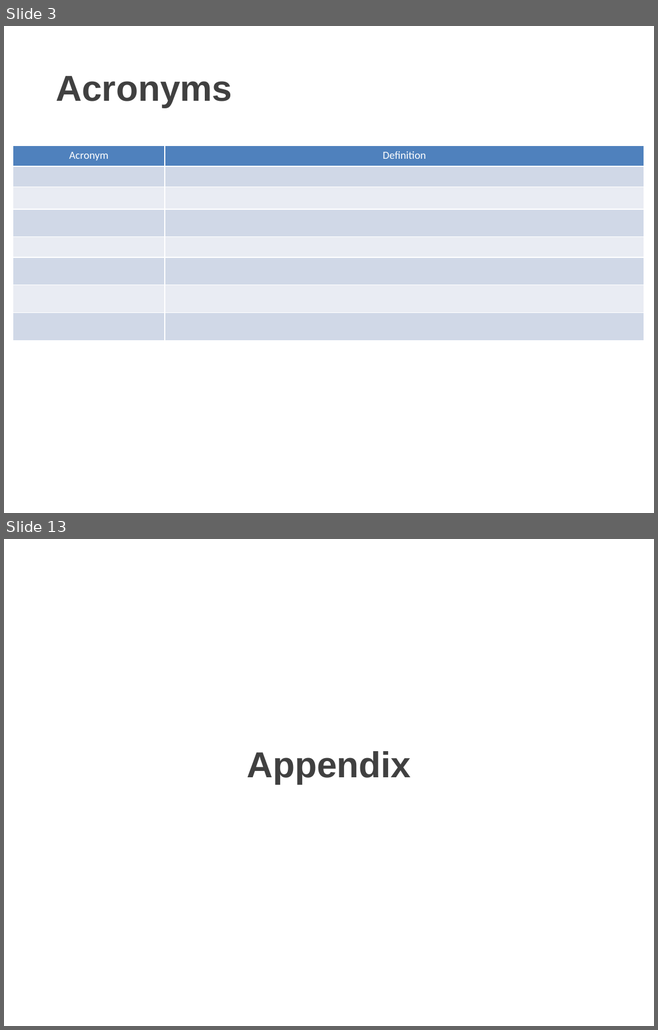
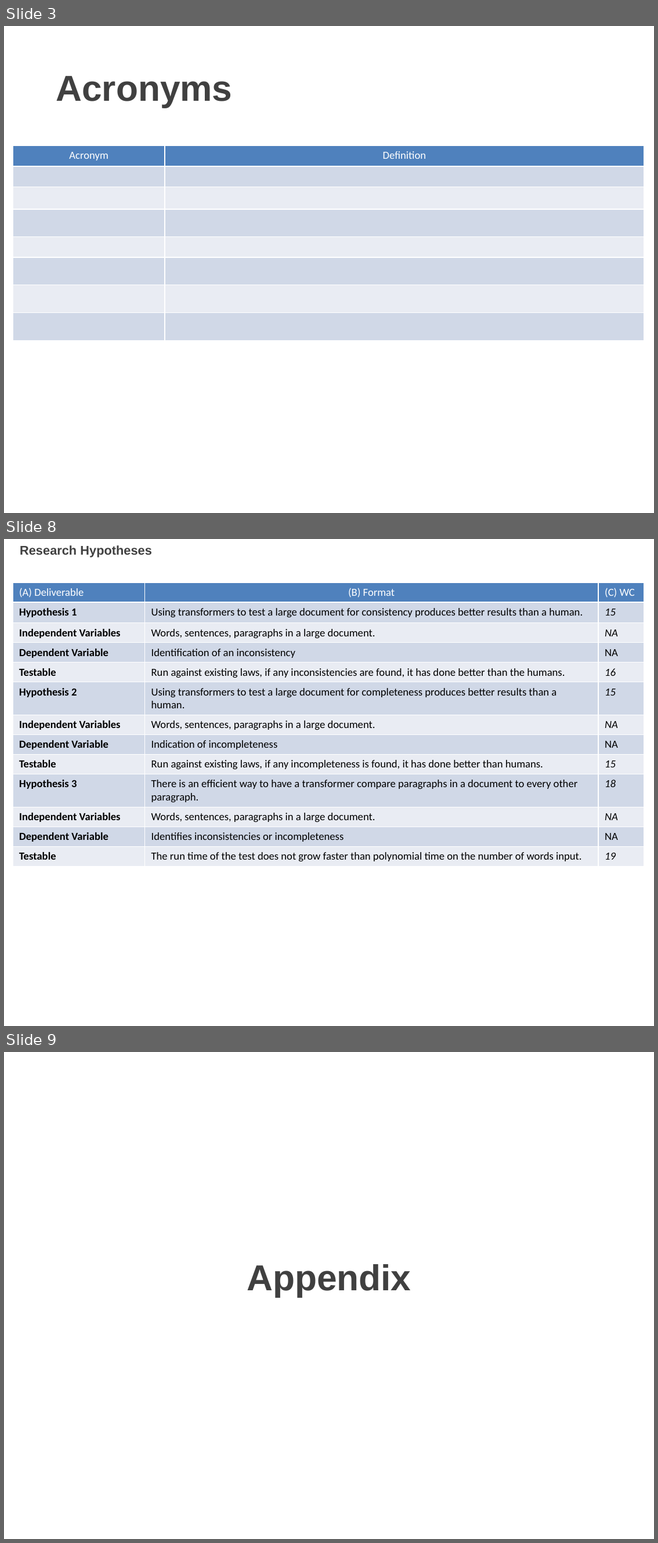
Before and after one commit to OwlSaver/GWU, a slide deck: SEAS 8599/Lecture 02/Wacey_Michael_HW#2_SEAS_8599_DA2.pptx. Shown one above the other, each under a label of ours: slides 3 and 13 before the commit, slides 3, 8 and 9 after it; the slides between them are not shown. The pictures are 658x1030 and 658x1543 pixels, drawn with LibreOffice and Linux fonts; fonts in the diff are those of the drawing; background and template pictures are left out. Boxes give left, top, right and bottom in pixels: in the first picture for what was removed or moved away, otherwise in the second. Text is boxed around its words. In the diff, an @@ line names an element or a change of style, - is before the commit and + after.

```diff
--- a/SEAS 8599/Lecture 02/Wacey_Michael_HW#2_SEAS_8599_DA2.pptx
+++ b/SEAS 8599/Lecture 02/Wacey_Michael_HW#2_SEAS_8599_DA2.pptx
@@ slide 8 added at <box>4,539,654,1026</box>, background picture (left out) @@
@@ text added at <box>20,545,152,558</box>, 14 pt, text #404040, bold @@
+Research Hypotheses
@@ table added at <box>13,583,643,864</box>, 13 rows, 3 columns @@
+(A) Deliverable | (B) Format | (C) WC
+Hypothesis 1 | Using transformers to test a large document for consistency produces better results than a human. | 15
+Independent Variables | Words, sentences, paragraphs in a large document. | NA
+Dependent Variable | Identification of an inconsistency | NA
+Testable | Run against existing laws, if any inconsistencies are found, it has done better than the humans. | 16
+Hypothesis 2 | Using transformers to test a large document for completeness produces better results than a human. | 15
+Independent Variables | Words, sentences, paragraphs in a large document. | NA
+Dependent Variable | Indication of incompleteness | NA
+Testable | Run against existing laws, if any incompleteness is found, it has done better than humans. | 15
+Hypothesis 3 | There is an efficient way to have a transformer compare paragraphs in a document to every other paragraph. | 18
+Independent Variables | Words, sentences, paragraphs in a large document. | NA
+Dependent Variable | Identifies inconsistencies or incompleteness | NA
+Testable | The run time of the test does not grow faster than polynomial time on the number of words input. | 19
@@ what was slide 13 is now slide 9 @@
```
Also in this commit, not shown: 2 slides changed, 4 other slides added, 9 slides removed, 44 other files.
